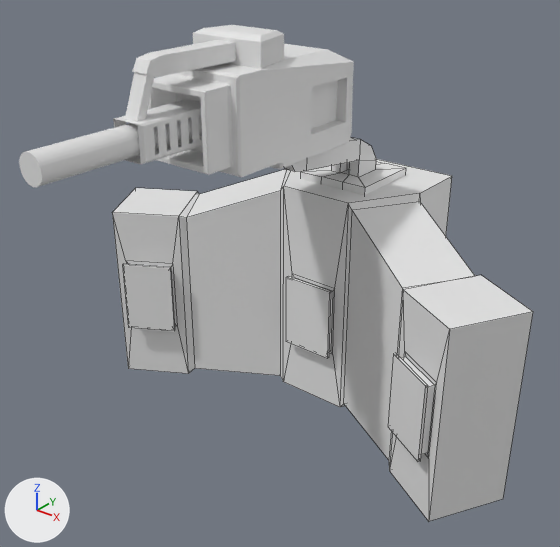
One commit to the FBX model VirusTD-2/Assets/Resources/Tower/miner.fbx: the scene before it, then after it.
Camera for both pictures: a 50 mm camera at (10.8, -14.63, 12.71) aimed at (0.47, -1.73, 4.7). The lights are fixed; the arrows at lower left show +X, +Y and +Z. Mesh edges are drawn as thin lines on the coarser meshes. Where no turn or scale is listed for an object, it has been applied to the vertices.
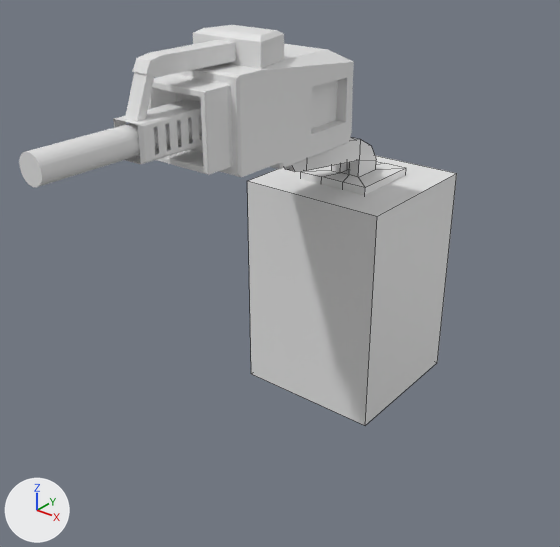
The newer file is also turned or shifted as a whole; pictures and numbers use the older file's frame.

Pixel boxes (x1, y1, x2, y2) of what changed, in the pictures (560 x 547 px):
'Cylinder.001', deleted: before (112, 159, 533, 521)
'Cube.002', added: after (247, 155, 457, 425)

What the commit changed:
Mesh me_cube_002 is new.
It is a box spanning x -2.0..2.0, y -2.0..2.0, z -3.0..3.0.
Object 'Cylinder.001' (ob_cylinder_001) is deleted.
Object 'Cube.002' (ob_cube_002) is new; it shows me_cube_002.
Its location is (0.0, 2.0, 3.0).
